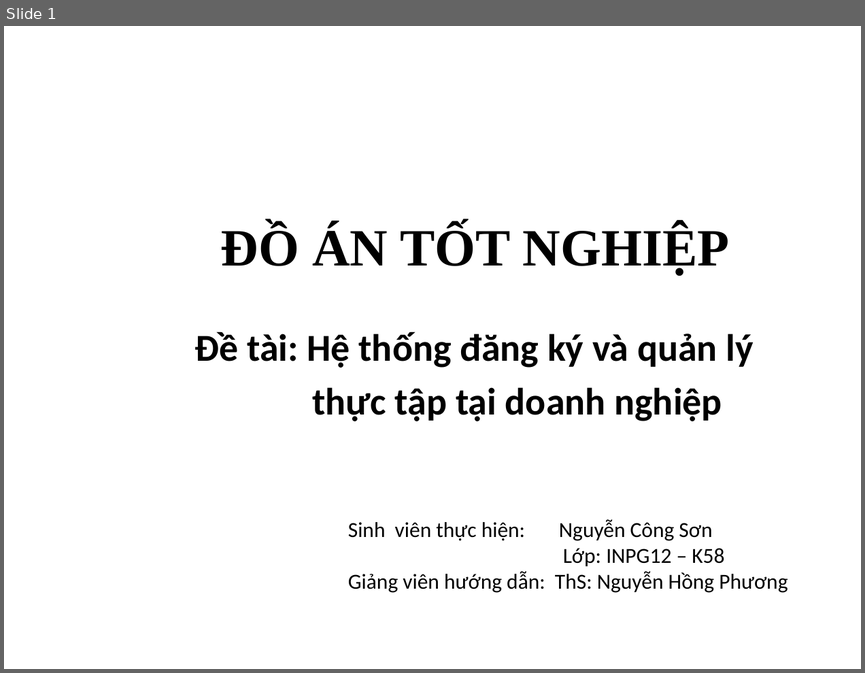
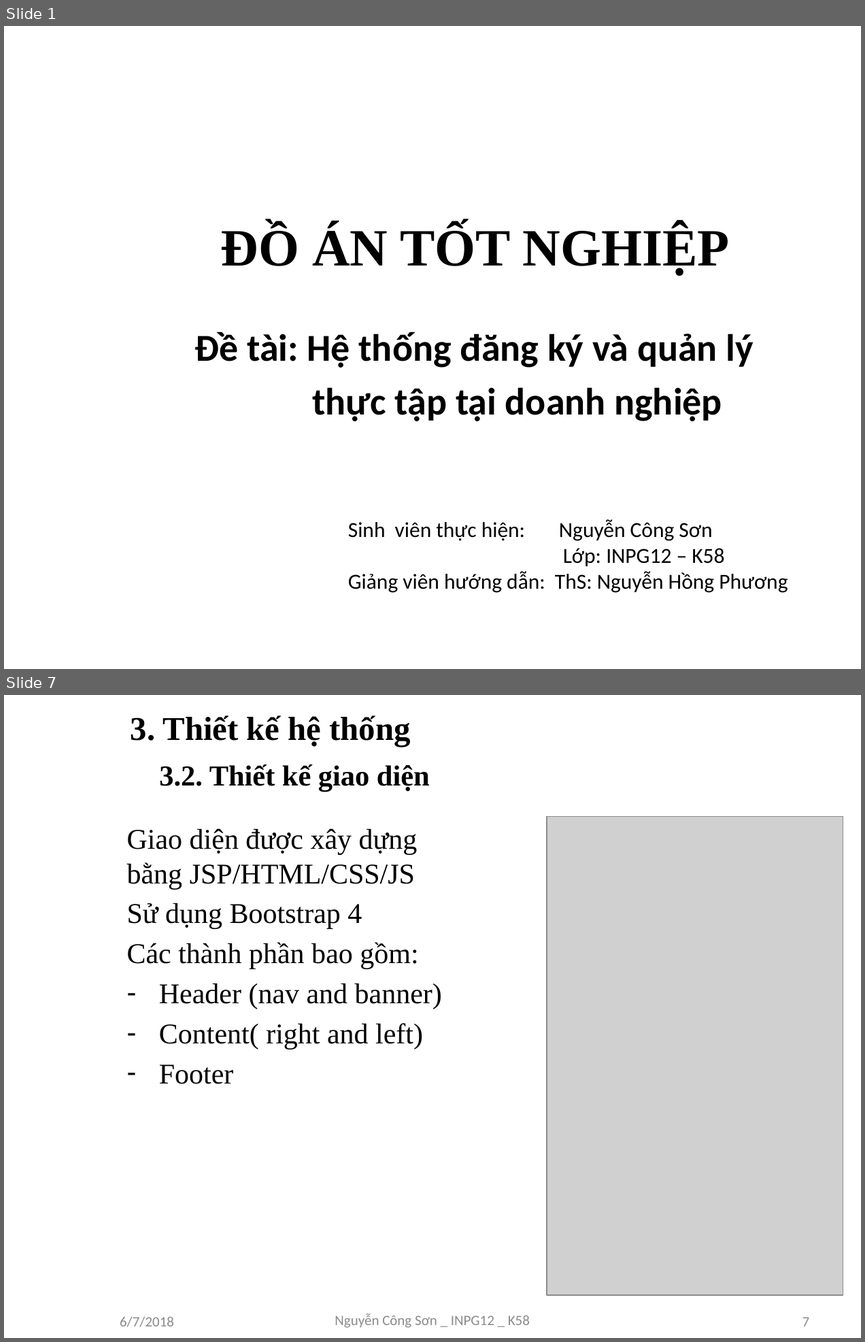
Before and after one commit to sonnc/QT5315, a slide deck: SLIDE ĐỒ ÁN TỐT NGHIỆP.pptx. Shown one above the other, each under a label of ours: slide 1 before the commit, slides 1 and 7 after it; the slides between them are not shown. The pictures are 865x673 and 865x1342 pixels, drawn with LibreOffice and Linux fonts; fonts in the diff are those of the drawing; grey boxes stand for pictures; background and template pictures are left out. Boxes give left, top, right and bottom in pixels: in the first picture for what was removed or moved away, otherwise in the second. Text is boxed around its words. In the diff, an @@ line names an element or a change of style, - is before the commit and + after.

```diff
--- a/SLIDE ĐỒ ÁN TỐT NGHIỆP.pptx
+++ b/SLIDE ĐỒ ÁN TỐT NGHIỆP.pptx
@@ slide 7 added at <box>4,695,861,1338</box>, background picture (left out) @@
@@ title added at <box>130,715,430,792</box>, 24.3 pt, text #000000, bold @@
+3. Thiết kế hệ thống
+3.2. Thiết kế giao diện
@@ picture added at <box>547,817,842,1295</box> @@
@@ text added at <box>127,828,442,1084</box>, 24 pt, text #000000 @@
+Giao diện được xây dựng bằng JSP/HTML/CSS/JS
+Sử dụng Bootstrap 4
+Các thành phần bao gồm:
+– Header (nav and banner)
+– Content( right and left)
+– Footer
@@ text added at <box>120,1316,174,1327</box>, 12 pt, text #8C8C8C @@
+6/7/2018
@@ text added at <box>334,1313,530,1327</box>, 12 pt, text #8C8C8C @@
+Nguyễn Công Sơn _ INPG12 _ K58
@@ page number added at <box>802,1317,810,1326</box>, 12 pt, text #8C8C8C @@
+7
```
Also in this commit, not shown: 6 slides changed, 5 other slides added, 6 other files.
